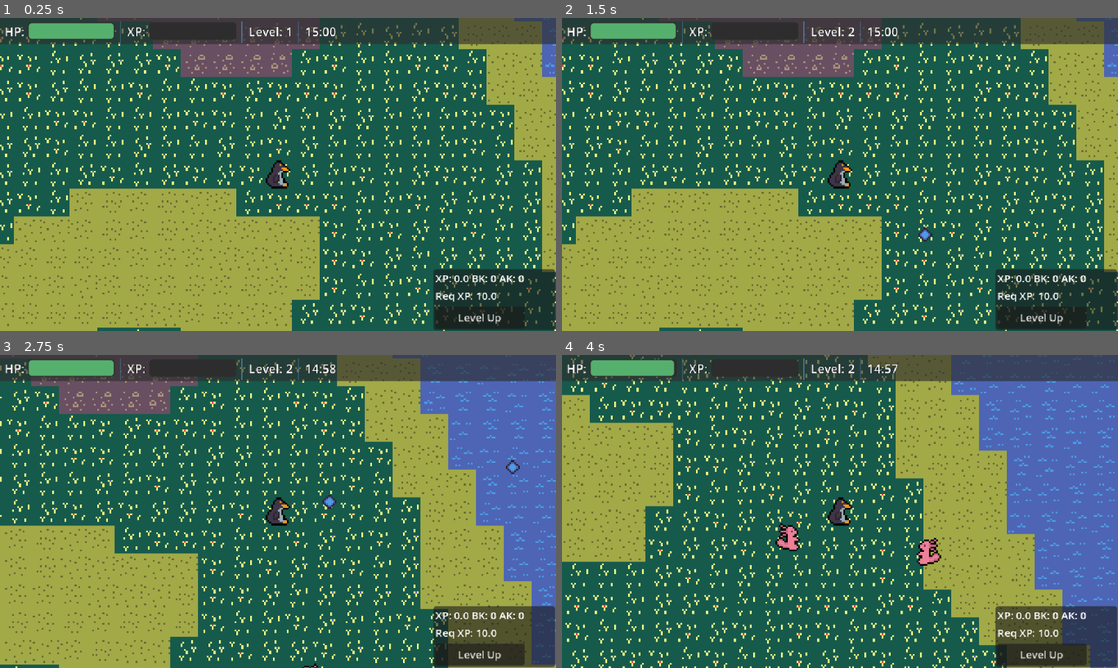
Above: before the commit, frames 1-4 (two rows, left to right).
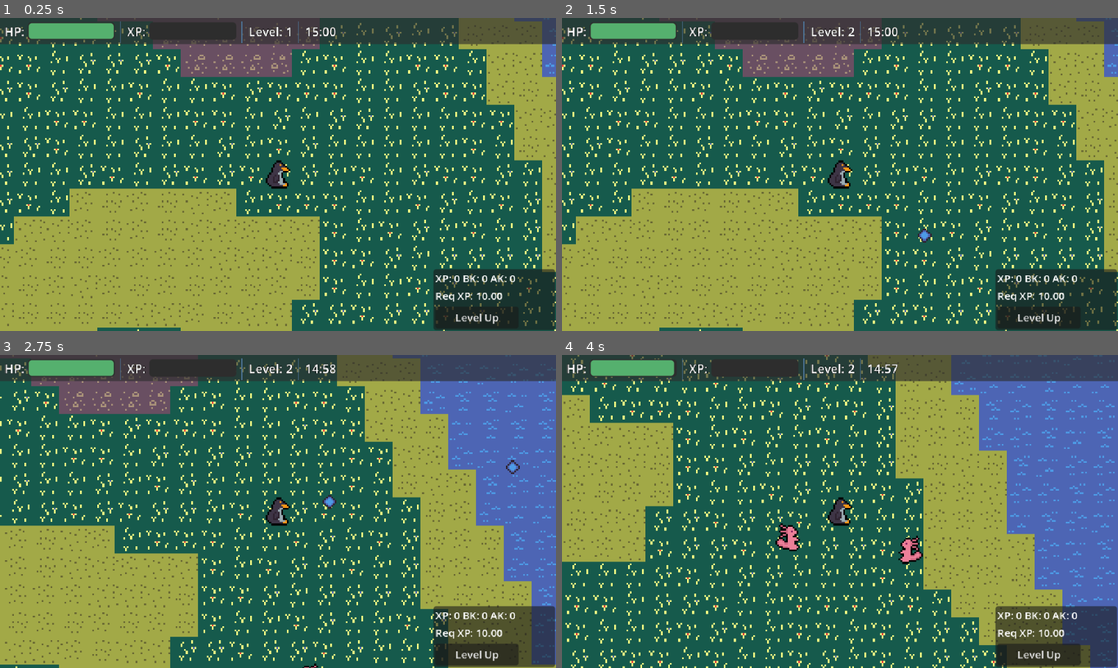
Above: after the commit, the same moments.

Repository: dr-rodriguez/Penguin-Last-Stand
Game: Godot game, scene res://src/core/main_game/main_game.tscn
Two runs of this game, one before a commit and one after it. Both use one fixed random seed, a clock stepped at 60 frames per second and the inputs below.
Inputs (mouse positions are in pixels of both pictures, inside the frame that each line leads up to):
- Up to frame 1 (0.25 s): no input
- Up to frame 2 (1.5 s): click "Level Up" at 0.5 s; click (701, 190) at 1.25 s
- Up to frame 3 (2.75 s): tap Enter at 2 s; move the mouse to (400, 495) at 2.02 s; press the mouse at (400, 495) at 2.03 s; hold D (move_right) from 2.03 s (still down)
- Up to frame 4 (4 s): move the mouse to (728, 527) at 2.77 s; release D (move_right) at 2.78 s; release the mouse at (728, 527) at 2.78 s; hold S (move_down) 2.78-3.53 s; click (728, 527) at 2.85 s; move the mouse to (895, 442) at 3.52 s; press the mouse at (895, 442) at 3.53 s; hold D (move_right) from 3.53 s (still down)

The runs differ from the first frame. In frame 1, 0.3% of the frame differs, in the area x 82-95%, y 82-98%; in frame 2, 0.4%; in frame 3, 0.4%; in frame 4, 0.9%, in the area x 60-95%, y 57-100%.

Commit message:
adding power up logic, some refactoring

Diff:
--- a/src/core/autoload/game.gd
+++ b/src/core/autoload/game.gd
@@ -37,13 +37,22 @@
 ## XP needed for a level up
 var level_xp_needed: float = 10.0
 
-# Player combat attributes
+#region Player combat attributes
+## Fire rate, never below 0.1
+var fire_interval: float = 0.5:
+	set(value):
+		fire_interval = maxf(value, 0.1)
+## Current fire rate, clamped to [0.1, fire_interval]
+var current_fire_interval: float = 0.5:
+	set(value):
+		current_fire_interval = clampf(value, 0.1, fire_interval)
+
 var bullet_speed: float = 300.
-var fire_interval: float = 0.5
+var current_bullet_speed: float = 300.
 var bullet_damage: float = 4.0
-var current_bullet_speed: float = 300.
-var current_fire_interval: float = 0.5
 var current_bullet_damage: float = 4.0
+
+#endregion
 
 ## Enemy type weight (below this value, second type shows up)
 var enemy_type_weight: float = 0.4
@@ -53,6 +62,13 @@
 		# Clamp to be within low/high thresholds
 		enemy_spawn_time = clampf(value, 0.2, 1.0)
 
+## List of available power ups
+var power_up_list := [
+	preload("res://src/resources/powerups/damage_up.tres"),
+	preload("res://src/resources/powerups/fire_rate.tres"),
+	preload("res://src/resources/powerups/health_boost.tres"),
+]
+
 # Game stats
 var beaver_kills: int = 0
 var axolotl_kills: int = 0
@@ -60,16 +76,6 @@
 var time_elapsed: int = 0
 
 var debug_flag:bool = true
-
-#region Power Up details
-## List of available power ups
-var power_up_list := [
-	preload("res://src/resources/damage_up.tres"),
-	preload("res://src/resources/fire_rate.tres"),
-	preload("res://src/resources/health_boost.tres"),
-]
-
-#endregion
 
 
 func _ready() -> void:
@@ -99,8 +105,7 @@
 
 	# Increase difficulty every 2 minutes
 	if time_elapsed % 120 == 0:
-		enemy_spawn_time *= (1.0 - GROWTH)
-		print("[Game] Spawn time now " + str(enemy_spawn_time))
+		_increase_difficulty()
 
 
 ## Formats a time in seconds as MM:SS (e.g. 900 -> "15:00")
@@ -118,6 +123,12 @@
 		level_up.emit()
 
 
+## Increase the difficulty
+func _increase_difficulty() -> void:
+	enemy_spawn_time *= (1.0 - GROWTH)
+	print("[Game] Spawn time now " + str(enemy_spawn_time))
+
+
 ## Handle level ups
 func _on_level_up() -> void:
 	# Reset current XP amount
@@ -125,17 +136,50 @@
 	level_xp_needed *= (1.0 + GROWTH)
 	player_level += 1
 
+	# Increase the difficutly
+	_increase_difficulty()
+
 	print("[Game] Level up to " + str(player_level))
 
 	# Freeze the run until a power-up is picked
 	get_tree().paused = true
 
 
+#region Power Up Logic
 ## Handle power ups
 func _on_powerup_selected(power_up_name: String) -> void:
 	print("[Game] Choose " + power_up_name)
 
-	# TODO: Implement logic depending on which powerup was selected
+	# Use helper function depending on name
+	match power_up_name:
+		"HealthBoost":
+			_apply_health_boost()
+		"FireRateUp":
+			_apply_fire_rate_up()
+		"DamageUp":
+			_apply_damage_up()
 
 	# Resume the run now that the choice is made
 	get_tree().paused = false
+
+## Increase maximum health
+func _apply_health_boost() -> void:
+	player_health += 10.
+	current_player_health += 10.
+	print("[Game] health: " + str(current_player_health) + "/" + str(player_health))
+	# Player hasn't really been hit, but this is used for the HUD
+	player_hit.emit()
+
+## Increase fire rate
+func _apply_fire_rate_up() -> void:
+	current_fire_interval *= (1.0 - GROWTH)
+	fire_interval *= (1.0 - GROWTH)
+	print("[Game] fire rate: " + str(current_fire_interval))
+
+## Increase damage dealt
+func _apply_damage_up() -> void:
+	current_bullet_damage += 1
+	bullet_damage += 1.0
+	print("[Game] damage: " + str(current_bullet_damage))
+
+#endregion
--- a/src/ui/card.tscn
+++ b/src/ui/card.tscn
@@ -3,7 +3,7 @@
 [ext_resource type="Theme" uid="uid://c3i1e2wloyui2" path="res://src/ui/ui_theme.tres" id="1_23fyk"]
 [ext_resource type="Texture2D" uid="uid://dok20bkn0htqj" path="res://assets/art/characters/player/penguin1.png" id="2_peddy"]
 [ext_resource type="Script" uid="uid://cdpsrvr84fonw" path="res://src/ui/card.gd" id="2_yi3o8"]
-[ext_resource type="Resource" uid="uid://t1vjn54ovjyr" path="res://src/resources/health_boost.tres" id="3_hq05s"]
+[ext_resource type="Resource" uid="uid://t1vjn54ovjyr" path="res://src/resources/powerups/health_boost.tres" id="3_hq05s"]
 
 [node name="Card" type="Button" unique_id=1468682259]
 custom_minimum_size = Vector2(150, 200)
--- a/src/ui/debug/debug_ui.gd
+++ b/src/ui/debug/debug_ui.gd
@@ -11,10 +11,10 @@
 
 func _update_label(_n: Node) -> void:
 	debug_label.text = "XP: " + \
-	str(Game.player_xp) + \
+	"%.0f" % Game.player_xp + \
 	" BK: " + str(Game.beaver_kills) + \
 	" AK: " + str(Game.axolotl_kills) + \
-	"\nReq XP: " + str(Game.level_xp_needed)
+	"\nReq XP: " + "%.2f" % Game.level_xp_needed
 
 
 func _on_button_pressed() -> void:
--- a/src/ui/debug/debug_ui.tscn
+++ b/src/ui/debug/debug_ui.tscn
@@ -29,8 +29,8 @@
 
 [node name="MarginContainer" type="MarginContainer" parent="Panel" unique_id=1827291815]
 layout_mode = 0
-offset_right = 40.0
-offset_bottom = 40.0
+offset_right = 100.0
+offset_bottom = 70.0
 theme_override_constants/margin_left = 2
 theme_override_constants/margin_top = 2
 theme_override_constants/margin_right = 2
--- a/src/ui/hud/hud.gd
+++ b/src/ui/hud/hud.gd
@@ -20,8 +20,15 @@
 	time_label.text = Game.format_time(Game.MAX_TIME)
 
 
+func _update_xp_bar() -> void:
+	var tween := get_tree().create_tween().set_parallel()
+	tween.tween_property(xp_bar, "value", Game.player_xp, 0.2)
+	tween.tween_property(xp_bar, "max_value", Game.level_xp_needed, 0.2)
+
+
 func _on_player_hit() -> void:
-	var tween := get_tree().create_tween()
+	var tween := get_tree().create_tween().set_parallel()
+	tween.tween_property(health_bar, "max_value", Game.player_health, 0.2)
 	tween.tween_property(health_bar, "value", Game.current_player_health, 0.2)
 
 
@@ -30,9 +37,9 @@
 
 
 func _on_enemy_defeated(_n: Node) -> void:
-	var tween := get_tree().create_tween()
-	tween.tween_property(xp_bar, "value", Game.player_xp, 0.2)
+	_update_xp_bar()
 
 
 func _on_level_up() -> void:
 	level_label.text = "Level: " + str(Game.player_level)
+	_update_xp_bar()
--- a/src/ui/levelup/levelup.gd
+++ b/src/ui/levelup/levelup.gd
@@ -10,6 +10,7 @@
 
 ## Deal a fresh random power-up to each card, then reveal the screen
 func show_options() -> void:
+	# TODO: Remove fire rate up card if at min value (0.1)
 	var pool: Array = Game.power_up_list.duplicate()
 	pool.shuffle()
 	for i in card_list.size():
Renamed: src/resources/damage_up.tres -> src/resources/powerups/damage_up.tres
Renamed: src/resources/fire_rate.tres -> src/resources/powerups/fire_rate.tres
Renamed: src/resources/health_boost.tres -> src/resources/powerups/health_boost.tres
